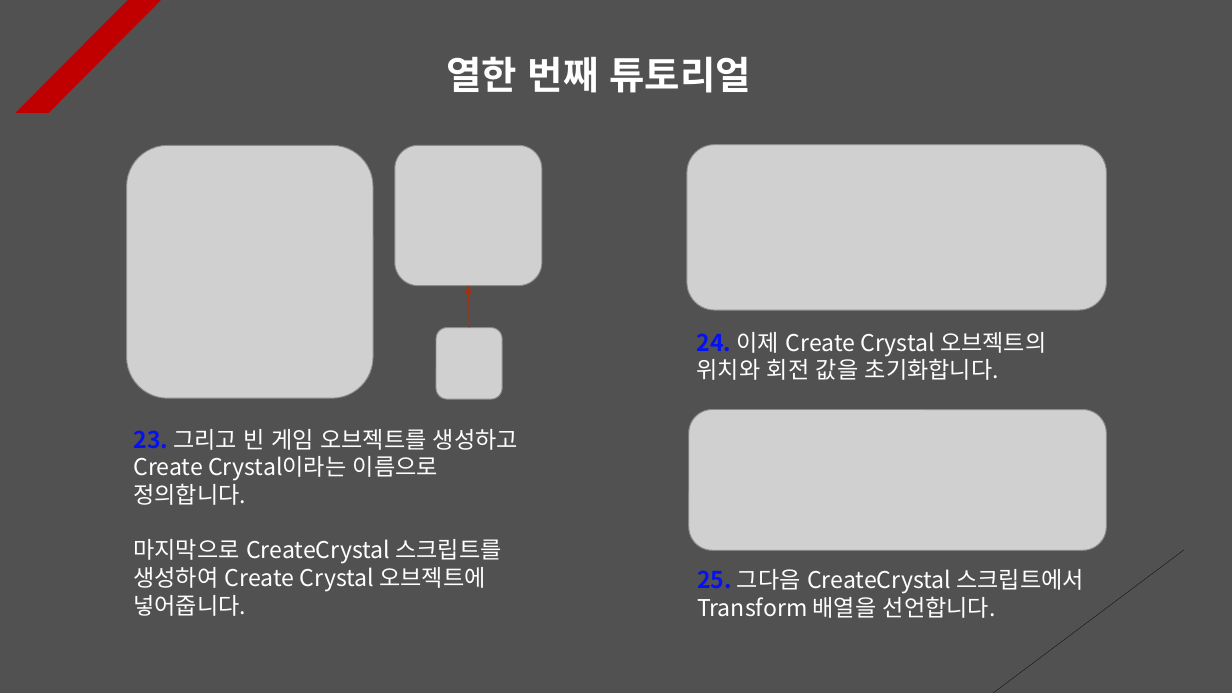
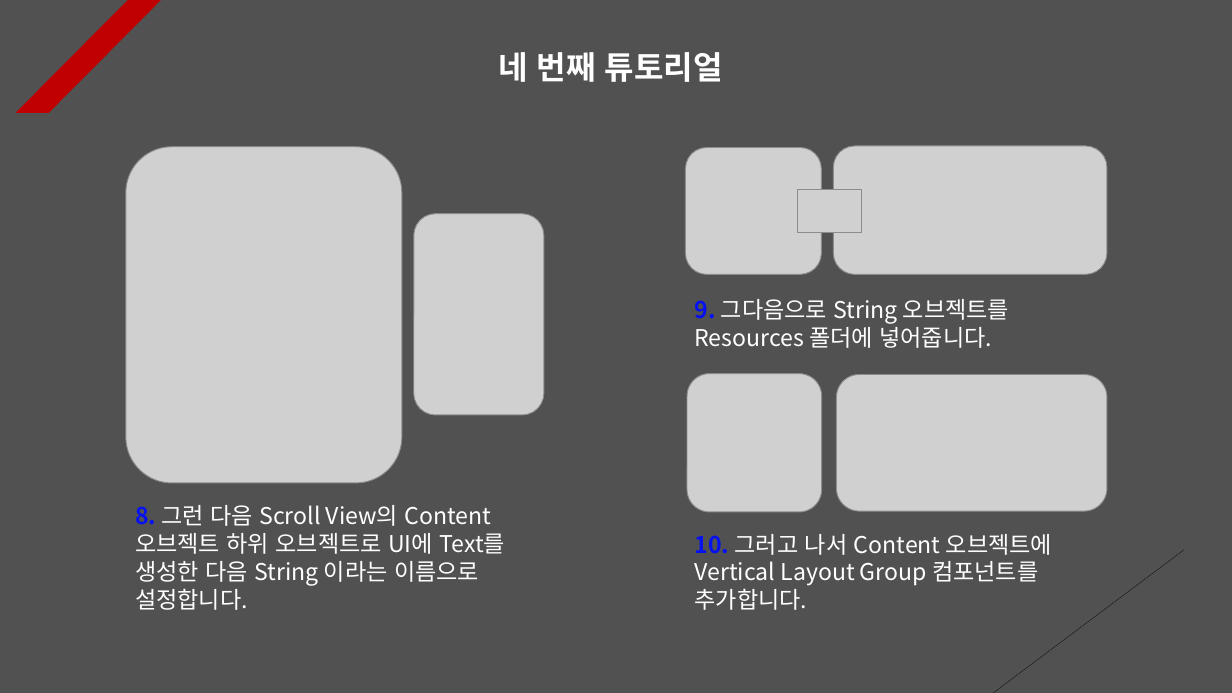
Before and after one commit to Unity2033/3D-UnityEngine, a slide deck: slide 5 of Assets/Class/Photon Server/PPT Data/Photon RPC.pptx (slide 12 before the commit). Drawn at 1232x693 pixels with LibreOffice and Linux fonts; fonts in the diff are those of the drawing; grey boxes stand for pictures. Boxes give left, top, right and bottom in pixels: in the first picture for what was removed or moved away, otherwise in the second. Text is boxed around its words. In the diff, an @@ line names an element or a change of style, - is before the commit and + after.

Commit message:
Photon Tutorial Renewal
- Delete resource data

- Photon PPT Data Update

```diff
--- a/Assets/Class/Photon Server/PPT Data/Photon RPC.pptx
+++ b/Assets/Class/Photon Server/PPT Data/Photon RPC.pptx
@@ text at bbox=[498, 52, 723, 82]: text changed; size 30 to 25 pt @@
-열한 번째 튜토리얼
+네 번째 튜토리얼
@@ picture: place and size @@
-picture at bbox=[127, 145, 373, 398]
+picture at bbox=[126, 147, 402, 483]
@@ picture removed at bbox=[395, 145, 542, 286] @@
@@ picture added at bbox=[686, 148, 822, 274] @@
@@ picture: place and size @@
-picture at bbox=[687, 145, 1106, 311]
+picture at bbox=[834, 146, 1107, 274]
@@ picture added at bbox=[799, 189, 862, 233] @@
@@ picture added at bbox=[414, 213, 544, 415] @@
@@ arrow removed from (470, 328) to (469, 286) @@
@@ text at bbox=[694, 299, 1009, 348]: text changed @@
-24. 이제 Create Crystal 오브젝트의 위치와 회전 값을 초기화합니다.
+9. 그다음으로 String 오브젝트를 Resources 폴더에 넣어줍니다.
@@ picture removed at bbox=[436, 328, 503, 399] @@
@@ picture added at bbox=[688, 373, 823, 512] @@
@@ picture added at bbox=[836, 374, 1107, 511] @@
@@ picture removed at bbox=[689, 409, 1106, 550] @@
@@ text at bbox=[135, 505, 505, 610]: text changed @@
-23. 그리고 빈 게임 오브젝트를 생성하고 Create Crystal이라는 이름으로 정의합니다.
-마지막으로 CreateCrystal 스크립트를 생성하여 Create Crystal 오브젝트에 넣어줍니다.
+8. 그런 다음 Scroll View의 Content 오브젝트 하위 오브젝트로 UI에 Text를 생성한 다음 String 이라는 이름으로 설정합니다.
@@ text at bbox=[695, 534, 1052, 610]: text changed @@
-25. 그다음 CreateCrystal 스크립트에서 Transform 배열을 선언합니다.
+10. 그러고 나서 Content 오브젝트에 Vertical Layout Group 컴포넌트를 추가합니다.
```
Also in this commit, not shown: 6 other slides changed, 3 slides added, 5 slides removed, 23 other files.
